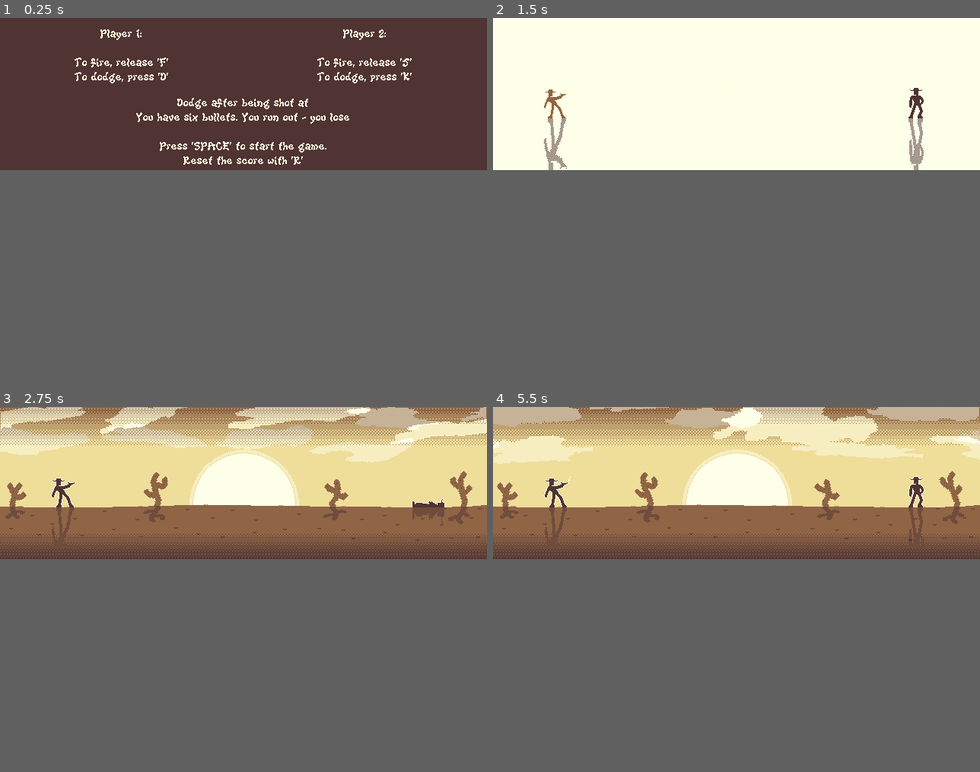
Above: before the commit, frames 1-4 (two rows, left to right).
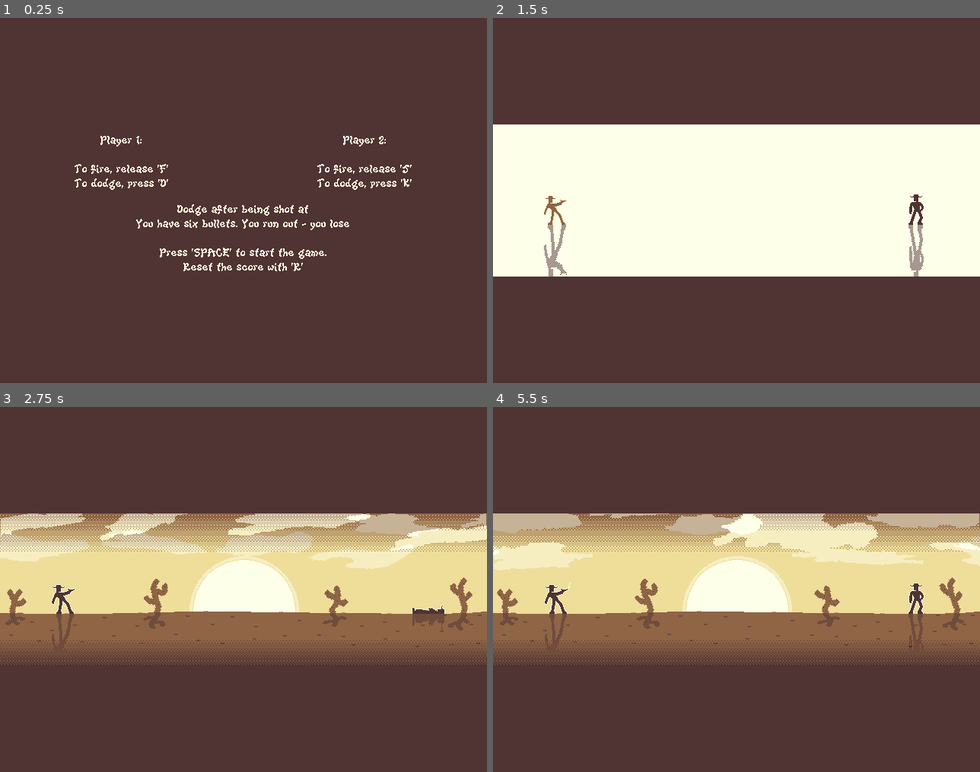
Above: after the commit, the same moments.

Repository: t3chno8uddha/it-s-a-mild-mild-mild-mild-west
Game: Godot game, scene res://nodes/gameplay.gd.tscn
Same seed, same stepped clock (60 frames per second), same inputs: the game is played once before the commit and once after it.
Inputs:
- Up to frame 1 (0.25 s): no input
- Up to frame 2 (1.5 s): tap D (1_dodge) at 0.5, 0.6 s; tap Space at 0.77 s; tap F (1_fire) at 1.35 s
- Up to frame 3 (2.75 s): tap Space at 1.52 s; tap K (2_dodge) at 2.1 s
- Up to frame 4 (5.5 s): tap J (2_fire) at 2.85 s; tap Space at 3.02, 3.5, 3.77, 4.52 s; hold R 3.53-4.28 s; tap D (1_dodge) at 4.25, 4.35 s; tap F (1_fire) at 5.1 s
The window is 640x200 before the commit and 640x480 after it. Grey fills any space a smaller window leaves; there, only what the larger window draws over its background counts as a difference.

The runs differ from the first frame. In frame 1, 3.4% of the frame differs, in the area x 15-85%, y 3-70%; in frame 2, 58%; in frame 3, 64%; in frame 4, 64%, in the area x 0-100%, y 0-71%.

Commit message:
minor changes

Diff:
--- a/project.godot
+++ b/project.godot
@@ -13,13 +13,13 @@
 config/name="2_smoking_barrels"
 config/description="local pvp duel game at high noon."
 run/main_scene="res://nodes/gameplay.gd.tscn"
-config/features=PackedStringArray("4.4", "Forward Plus")
+config/features=PackedStringArray("4.5", "GL Compatibility")
 config/icon="uid://b0ygarrb4mps8"
 
 [display]
 
 window/size/viewport_width=640
-window/size/viewport_height=200
+window/size/viewport_height=480
 window/stretch/mode="viewport"
 window/stretch/aspect="expand"
 window/stretch/scale_mode="integer"
@@ -55,4 +55,7 @@
 [rendering]
 
 textures/canvas_textures/default_texture_filter=0
+renderer/rendering_method="gl_compatibility"
+renderer/rendering_method.mobile="gl_compatibility"
+textures/vram_compression/import_etc2_astc=true
 environment/defaults/default_clear_color=Color(0.313619, 0.199802, 0.199802, 1)
Not shown, added: exports/index.arm64
Not shown, added: exports/index.pck
Not shown, added: exports/index.sh
Not shown, added: exports/portmaster/2SB.sh
Not shown, added: exports/portmaster/2_smoking_barrels/2sb.gptk
Not shown, added: exports/portmaster/2_smoking_barrels/2sb.pck
